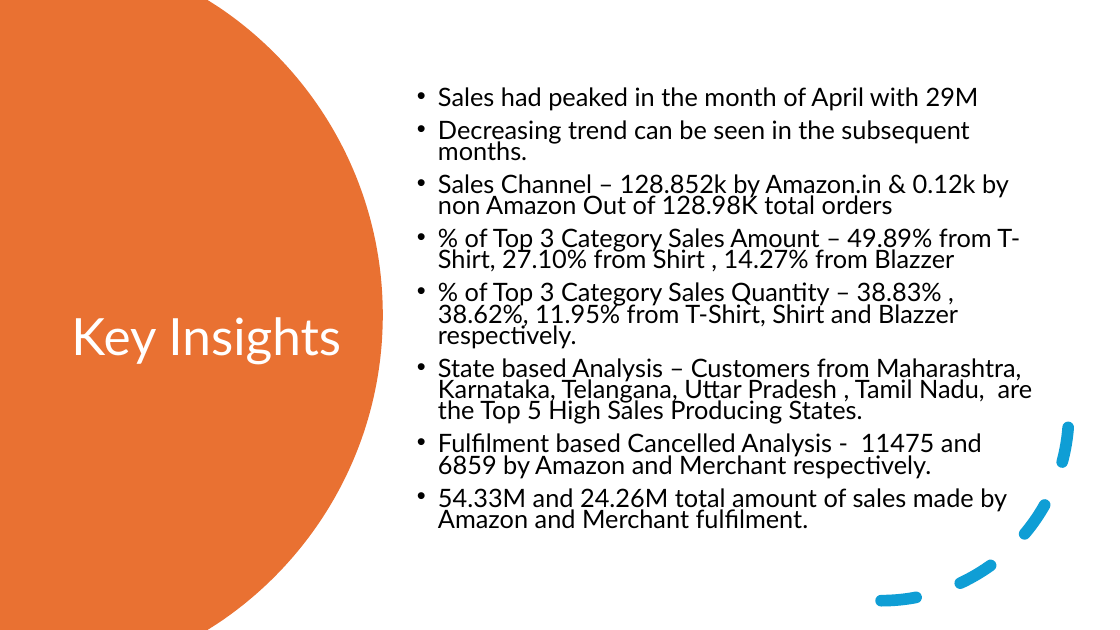
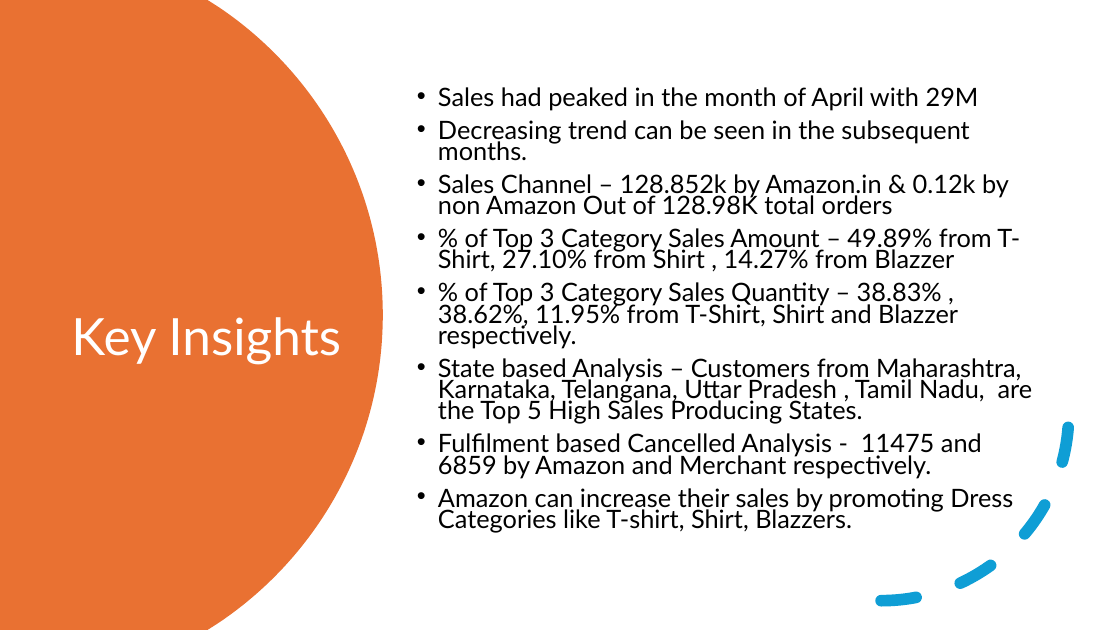
Before and after one commit to SafanaYasmine/Amazon_Sales, a slide deck: slide 4 of Amazon Sales Report Analysis.pptx. Drawn at 1120x630 pixels with LibreOffice and Linux fonts; fonts in the diff are those of the drawing. Boxes give left, top, right and bottom in pixels: in the first picture for what was removed or moved away, otherwise in the second. Text is boxed around its words. In the diff, an @@ line names an element or a change of style, - is before the commit and + after.

```diff
--- a/Amazon Sales Report Analysis.pptx
+++ b/Amazon Sales Report Analysis.pptx
@@ text at bbox=[438, 488, 1013, 532]: text changed @@
-• 54.33M and 24.26M total amount of sales made by Amazon and Merchant fulfilment.
+• Amazon can increase their sales by promoting Dress Categories like T-shirt, Shirt, Blazzers.
```
